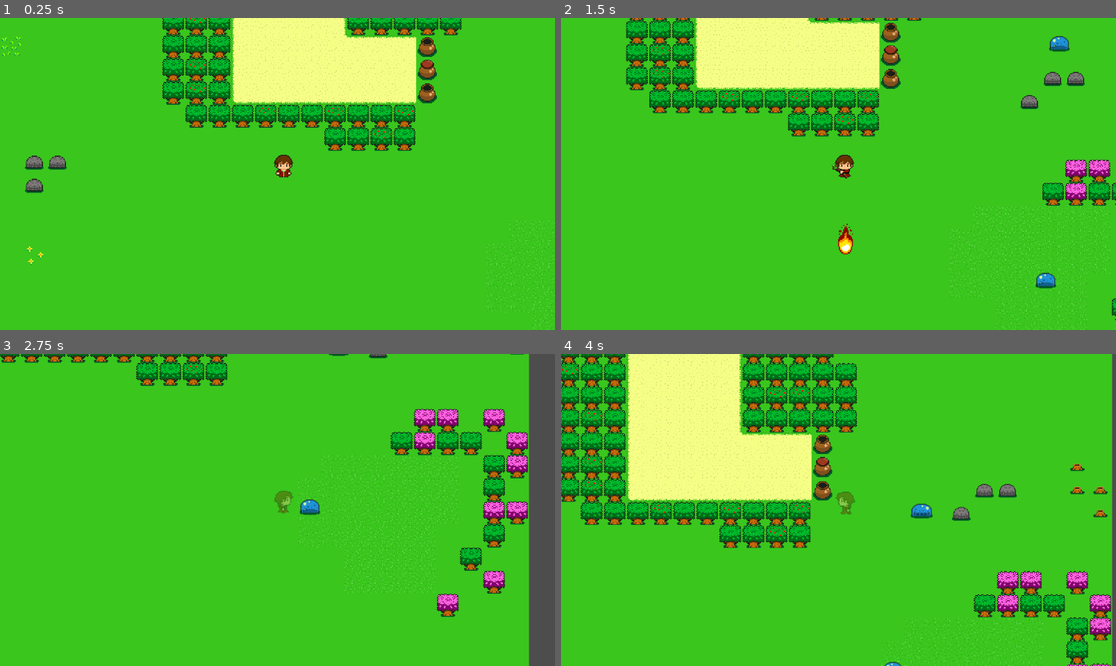
Above: before the commit, frames 1-4 (two rows, left to right).
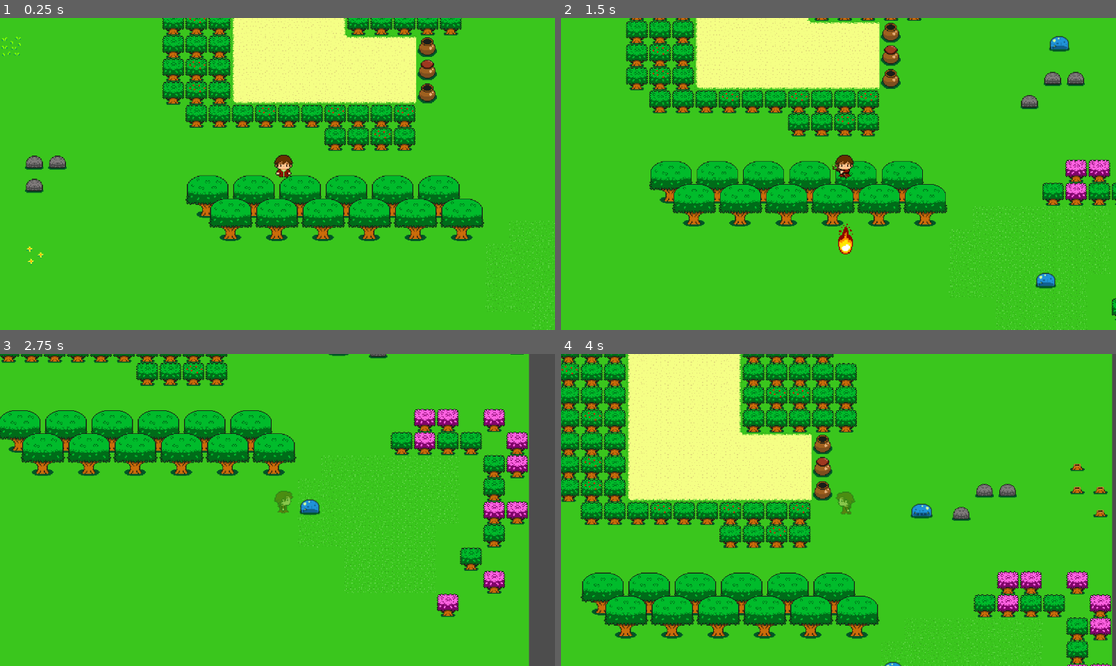
Above: after the commit, the same moments.

Repository: AlexGarciaPrada/Zelda-like-Game
Game: Godot game, scene res://PruebasAlex.tscn
Same seed, same stepped clock (60 frames per second), same inputs: the game is played once before the commit and once after it.
Inputs:
- Up to frame 1 (0.25 s): no input
- Up to frame 2 (1.5 s): tap Enter at 0.5 s; hold Right (ui_right) 0.53-1.28 s; tap M (Attack) at 0.6 s; hold Down (ui_down) from 1.28 s (still down); tap F (FireBall) at 1.35 s
- Up to frame 3 (2.75 s): release Down (ui_down) at 2.03 s; hold Right (ui_right) from 2.03 s (still down); tap I (Invisiblity) at 2.1 s
- Up to frame 4 (4 s): release Right (ui_right) at 2.78 s; hold Up (ui_up) 2.78-3.53 s; tap Ctrl at 2.85 s; hold Left (ui_left) from 3.53 s (still down); tap M (Attack) at 3.6 s

The runs differ from the first frame. In frame 1, 8.4% of the frame differs, in the area x 33-88%, y 50-72%; in frame 2, 8.3%; in frame 3, 8.4%; in frame 4, 8.5%, in the area x 3-58%, y 69-92%.

Commit message:
Mejora de arboles

Diff:
--- a/PruebasAlex.tscn
+++ b/PruebasAlex.tscn
@@ -1,8 +1,9 @@
-[gd_scene load_steps=6 format=3 uid="uid://r6vw3644gtuu"]
+[gd_scene load_steps=8 format=3 uid="uid://r6vw3644gtuu"]
 
 [ext_resource type="PackedScene" uid="uid://2ub8tjjgslhi" path="res://Wizard.tscn" id="1_nmuww"]
 [ext_resource type="Texture2D" uid="uid://cm4vl644j3a1b" path="res://Assets Videojuego/Sprites/Tileset/Bosque/Tileset Bosque.png" id="2_dweov"]
 [ext_resource type="PackedScene" uid="uid://ugytydn6gcks" path="res://Enemies/enemy_proof.tscn" id="3_ves6u"]
+[ext_resource type="Texture2D" uid="uid://b27e866ewka1e" path="res://Assets Videojuego/Sprites/Tileset/Bosque/Arbol tileset.png" id="4_lch2g"]
 
 [sub_resource type="TileSetAtlasSource" id="TileSetAtlasSource_2ieaf"]
 texture = ExtResource("2_dweov")
@@ -159,10 +160,27 @@
 5:6/0/physics_layer_0/linear_velocity = Vector2(0, 0)
 5:6/0/physics_layer_0/angular_velocity = 0.0
 
+[sub_resource type="TileSetAtlasSource" id="TileSetAtlasSource_qugqo"]
+texture = ExtResource("4_lch2g")
+texture_region_size = Vector2i(32, 32)
+0:0/0 = 0
+0:0/0/physics_layer_0/linear_velocity = Vector2(0, 0)
+0:0/0/physics_layer_0/angular_velocity = 0.0
+1:0/0 = 0
+1:0/0/physics_layer_0/linear_velocity = Vector2(0, 0)
+1:0/0/physics_layer_0/angular_velocity = 0.0
+0:1/0 = 0
+0:1/0/physics_layer_0/linear_velocity = Vector2(0, 0)
+0:1/0/physics_layer_0/angular_velocity = 0.0
+1:1/0 = 0
+1:1/0/physics_layer_0/linear_velocity = Vector2(0, 0)
+1:1/0/physics_layer_0/angular_velocity = 0.0
+
 [sub_resource type="TileSet" id="TileSet_3k1m8"]
 tile_size = Vector2i(32, 32)
 physics_layer_0/collision_layer = 1
 sources/0 = SubResource("TileSetAtlasSource_2ieaf")
+sources/1 = SubResource("TileSetAtlasSource_qugqo")
 
 [node name="PruebasAlex" type="Node2D"]
 
@@ -191,4 +209,5 @@
 layer_1/name = "Decoracion"
 layer_1/tile_data = PackedInt32Array(-720907, 131072, 1, -655374, 131072, 1, -655376, 65536, 2, -720913, 65536, 2, -393 …(967 unchanged characters)…
 layer_2/name = "Obstaculos"
-layer_2/tile_data = PackedInt32Array(-393210, 65536, 5, -327 …(2179 unchanged characters)… , -327663, 393216, 4, -262127, 393216, 4)
+layer_2/tile_data = PackedInt32Array(-393210, 65536, 5, -327 …(2179 unchanged characters)… , -327663, 393216, 4, -262127, 393216, 4, 65539, 65537, 1, 4, 1, 0, 5, 65537, 0, 65541, 65537, 1, 2, 1, 0, 65538, 1, 1, 3, 65537, 0, 65540, 1, 1, 0, 1, 0, 65536, 1, 1, 1, 65537, 0, 65537, 65537, 1, 65534, 1, 0, 131070, 1, 1, 65535, 65537, 0, 131071, 65537, 1, 6, 1, 0, 65542, 1, 1, 7, 65537, 0, 65543, 65537, 1, 65532, 1, 0, 131068, 1, 1, 65533, 65537, 0, 131069, 65537, 1)
+layer_3/tile_data = PackedInt32Array(65539, 1, 0, 131075, 1, 1, 65540, 65537, 0, 131076, 65537, 1, 65541, 1, 0, 131077, 1, 1, 65542, 65537, 0, 131078, 65537, 1, 65537, 1, 0, 131073, 1, 1, 65538, 65537, 0, 131074, 65537, 1, 131071, 1, 0, 196607, 1, 1, 65536, 65537, 0, 131072, 65537, 1, 131069, 1, 0, 196605, 1, 1, 131070, 65537, 0, 196606, 65537, 1, 65543, 1, 0, 131079, 1, 1, 65544, 65537, 0, 131080, 65537, 1)
Binary file added: Assets Videojuego/Sprites/Tileset/Bosque/Arbol tileset.png
Not shown, added: Assets Videojuego/Sprites/Tileset/Bosque/Arbol tileset.png.import
Not shown, added: Assets Videojuego/Sprites/Tileset/Bosque/Arbol tileset-20240605-135434.piskel
